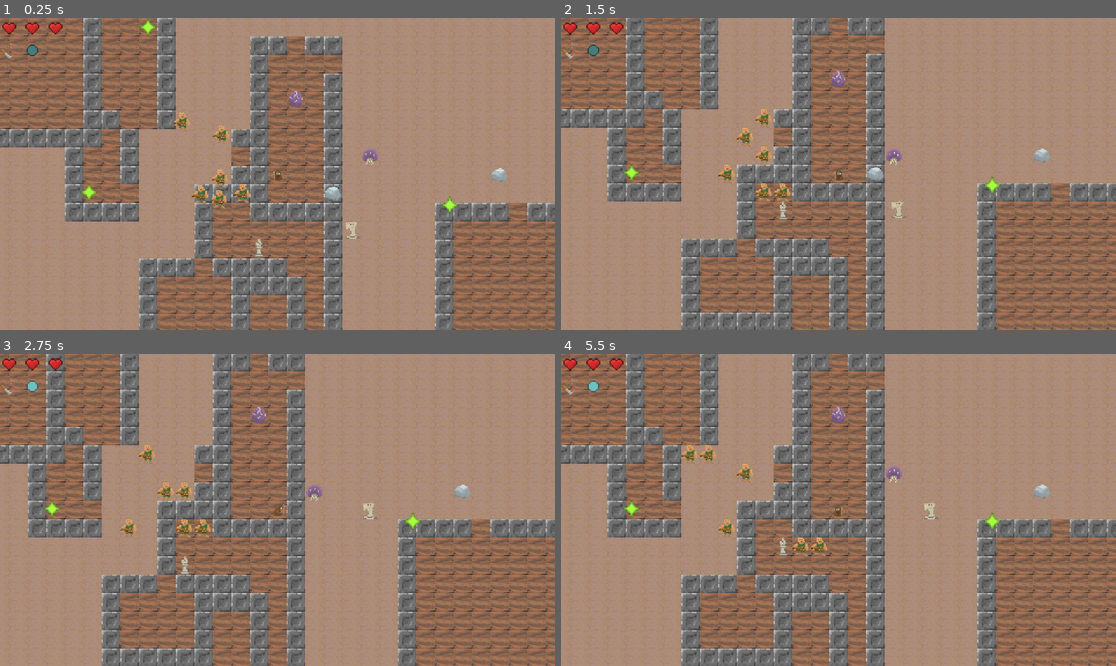
Above: before the commit, frames 1-4 (two rows, left to right).
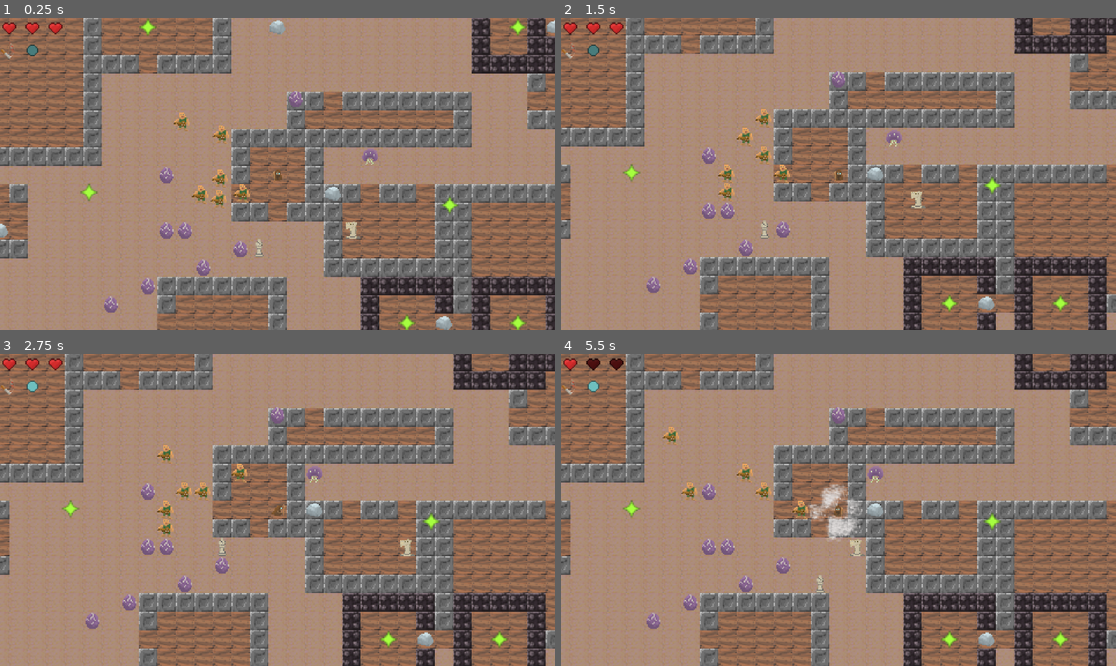
Above: after the commit, the same moments.

Repository: beppep/newDanceMage
Game: Godot game, scene res://main scene.tscn
Two runs of this game, one before a commit and one after it. Both use one fixed random seed, a clock stepped at 60 frames per second and the inputs below.
Inputs:
- Up to frame 1 (0.25 s): no input
- Up to frame 2 (1.5 s): tap Enter at 0.5 s; hold Right (move_right) 0.53-1.28 s; tap Space (move_nowhere) at 0.6, 1.25, 1.35 s; hold S (move_down) from 1.28 s (still down)
- Up to frame 3 (2.75 s): tap Enter at 2 s; release S (move_down) at 2.03 s; hold Right (move_right) from 2.03 s (still down); tap Space (move_nowhere) at 2.1 s
- Up to frame 4 (5.5 s): release Right (move_right) at 2.78 s; hold W (move_up) 2.78-3.53 s; tap Space (move_nowhere) at 2.85, 3.5, 3.6, 4.35, 5.1 s; hold A (move_left) 3.53-5.03 s; tap Enter at 5 s; hold S (move_down) from 5.03 s (still down)

The runs differ from the first frame. In frame 1, 47% of the frame differs, in the area x 0-100%, y 0-100%; in frame 2, 50%; in frame 3, 53%; in frame 4, 51%.

Commit message:
better generation

Diff:
--- a/scenes/units/Crystal.tscn
+++ b/scenes/units/Crystal.tscn
@@ -1,6 +1,6 @@
 [gd_scene load_steps=4 format=3 uid="uid://cqgcs4g5m6m40"]
 
-[ext_resource type="Script" uid="uid://hj7ov87dmim6" path="res://scenes/units/crystal.gd" id="1_x5bvn"]
+[ext_resource type="Script" uid="uid://hj7ov87dmim6" path="res://scripts/units/crystal.gd" id="1_x5bvn"]
 [ext_resource type="Texture2D" uid="uid://inwjj0lddvkd" path="res://assets/sprites/units/crystal.png" id="2_x5bvn"]
 
 [sub_resource type="SpriteFrames" id="SpriteFrames_wmx41"]
--- a/scenes/units/Egg.tscn
+++ b/scenes/units/Egg.tscn
@@ -1,6 +1,6 @@
 [gd_scene load_steps=4 format=3 uid="uid://bgy6xipqa012g"]
 
-[ext_resource type="Script" uid="uid://d2hthreunr4ud" path="res://scenes/units/egg.gd" id="1_pw5tk"]
+[ext_resource type="Script" uid="uid://d2hthreunr4ud" path="res://scripts/units/egg.gd" id="1_pw5tk"]
 [ext_resource type="Texture2D" uid="uid://c2nrl2gdxirbu" path="res://assets/sprites/units/egg.png" id="2_pw5tk"]
 
 [sub_resource type="SpriteFrames" id="SpriteFrames_wmx41"]
--- a/scripts/map_generation.gd
+++ b/scripts/map_generation.gd
@@ -7,6 +7,8 @@
 var MAPSIZE = 20
 
 var rock_scene = preload("res://scenes/units/Rock.tscn")
+var crystal_scene = preload("res://scenes/units/Crystal.tscn")
+var egg_scene = preload("res://scenes/units/Egg.tscn")
 
 var tile_ids = {"OBSIDIAN":0, "STONE":1, "SAND":2, "WOOD":3} # SKETCHY because it has to align with the tileset at all times
 
@@ -19,31 +21,64 @@
 
 	_paint_area(ground_tilemap, Vector2i(-20,-20),Vector2i(20,20), tile_ids["SAND"]) # sand
 
+	for x in range(2*MAPSIZE / 10):
+		for y in range(2*MAPSIZE / 10):
+			var chunk = Vector2i(-MAPSIZE, -MAPSIZE) + Vector2i(x,y)*10
+			var random_room_dims = Vector2i(randi_range(2, 10), randi_range(2, 10))
+			var random_room_pos = Vector2i(randi_range(0, 10-random_room_dims.x), randi_range(0, 10-random_room_dims.y))
+			_create_room(chunk+random_room_pos, chunk+random_room_pos + random_room_dims)
+
+	for i in range(6):
+		var random_room_pos = Vector2i(randi_range(-MAPSIZE+1, MAPSIZE-1), randi_range(-MAPSIZE+1, MAPSIZE-1))
+		while random_room_pos.length() < 10:
+			random_room_pos = Vector2i(randi_range(-MAPSIZE+1, MAPSIZE-1), randi_range(-MAPSIZE+1, MAPSIZE-1))
+		_create_spell_room(random_room_pos)
+
 	_create_room(Vector2i(-2,-2),Vector2i(2,2))
 	#wall_tilemap.set_cell(Vector2i(2, 0), -1 , Vector2i(0, 0))
 	#_create_rock_at(Vector2i(2, 0))
+
+	# ROCKS
+	var random_pos
 	for i in range(10):
-		var random_room_dims = Vector2i(randi_range(2, 10), randi_range(2, 10))
-		var random_room_pos = Vector2i(randi_range(-MAPSIZE, MAPSIZE-random_room_dims.x), randi_range(-MAPSIZE, MAPSIZE-random_room_dims.y))
-		_create_room(random_room_pos, random_room_pos + random_room_dims)
+		random_pos = Vector2i(randi_range(-MAPSIZE, MAPSIZE), randi_range(-MAPSIZE, MAPSIZE))
+		if random_pos.length() > 3:
+			_create_unit_at(random_pos, rock_scene)
 
+	# EGGS
+	random_pos = Vector2i(randi_range(-MAPSIZE, MAPSIZE), randi_range(-MAPSIZE, MAPSIZE))
 	for i in range(10):
-		var random_pos = Vector2i(randi_range(-MAPSIZE, MAPSIZE), randi_range(-MAPSIZE, MAPSIZE))
-		_create_rock_at(random_pos)
-
+		random_pos = Vector2i(clamp(random_pos.x + randi_range(-3, 3), -MAPSIZE, MAPSIZE), clamp(random_pos.y + randi_range(-3, 3), -MAPSIZE, MAPSIZE))
+		if random_pos.length() > 3:
+			_create_unit_at(random_pos, egg_scene)
 
 func _paint_area(tilemap_layer: TileMapLayer, from_location: Vector2i, to_location: Vector2i, tile_id: int) -> void:
-	for x in range(from_location.x, to_location.x + 1):
-		for y in range(from_location.y, to_location.y + 1):
+	var min_vec = Vector2(min(from_location.x, to_location.x), min(from_location.y, to_location.y))
+	var max_vec = Vector2(max(from_location.x, to_location.x), max(from_location.y, to_location.y))
+	for x in range(min_vec.x, max_vec.x + 1):
+		for y in range(min_vec.y, max_vec.y + 1):
 			tilemap_layer.set_cell(Vector2i(x, y), tile_id , Vector2i(0, 0))
 
-func _create_rock_at(location: Vector2i):
+func _create_unit_at(location: Vector2i, scene : PackedScene):
 	if world.is_empty(location):
-		var rock: Unit = rock_scene.instantiate()
-		rock.position = World.loc_to_pos(location)
-		world.units.add_child(rock)
+		var thing: Unit = scene.instantiate()
+		thing.position = World.loc_to_pos(location)
+		world.units.add_child(thing)
 		return true
 	return false
+
+func _create_spell_room(center_loc: Vector2i) -> void:
+	_paint_area(ground_tilemap, center_loc-Vector2i(2,2), center_loc+Vector2i(2,2), tile_ids["WOOD"])
+	_paint_area(wall_tilemap, center_loc-Vector2i(2,2), center_loc+Vector2i(2,2), tile_ids["OBSIDIAN"])
+	_paint_area(wall_tilemap, center_loc-Vector2i(1,1), center_loc+Vector2i(1,1), -1)
+
+	#doorway
+	var door = [Vector2i.RIGHT,Vector2i.UP,Vector2i.LEFT,Vector2i.DOWN].pick_random()*2
+	wall_tilemap.set_cell(center_loc+door, -1 , Vector2i(0, 0))
+	_paint_area(wall_tilemap, center_loc, center_loc+door*2, -1)
+	_create_unit_at(center_loc+door, rock_scene)
+	_create_unit_at(center_loc, crystal_scene)
+
 
 func _create_room(from_location: Vector2i, to_location: Vector2i) -> void:
 	_paint_area(ground_tilemap, from_location, to_location, tile_ids["WOOD"])
--- a/scenes/units/crystal.gd
+++ b/scripts/units/crystal.gd
@@ -6,3 +6,8 @@
 func die():
 	super()
 	world.player.unlock_random_spell()
+
+
+	var p = Particles.new()
+	add_child(p)
+	p.make_particle_cloud_at(World.loc_to_pos(location), "crystal")
Binary file added: assets/sprites/particles/crystal.png
Renamed: scenes/units/crystal.gd.uid -> scripts/units/crystal.gd.uid
Renamed: scenes/units/egg.gd -> scripts/units/egg.gd
Renamed: scenes/units/egg.gd.uid -> scripts/units/egg.gd.uid
